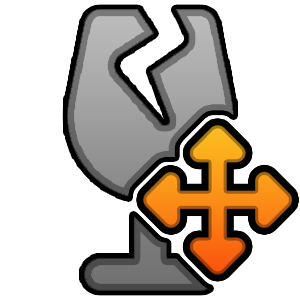
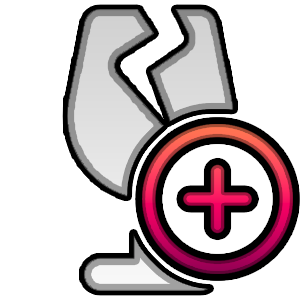
Comparing the layer stacks of the two 300x300 images. Changes:
moved "Слой 6" into group "Группа 1" over (136, 118, 299, 282)
moved "Слой 1" into group "Группа 1" over (143, 125, 292, 275)
renamed "Create" to "get", showed the group it (2 layers) over (135, 117, 300, 281)
added layer "Слой 4 копия 2" in group "get" over (142, 124, 293, 274)
painted on "Слой 2" over (127, 109, 234, 289)